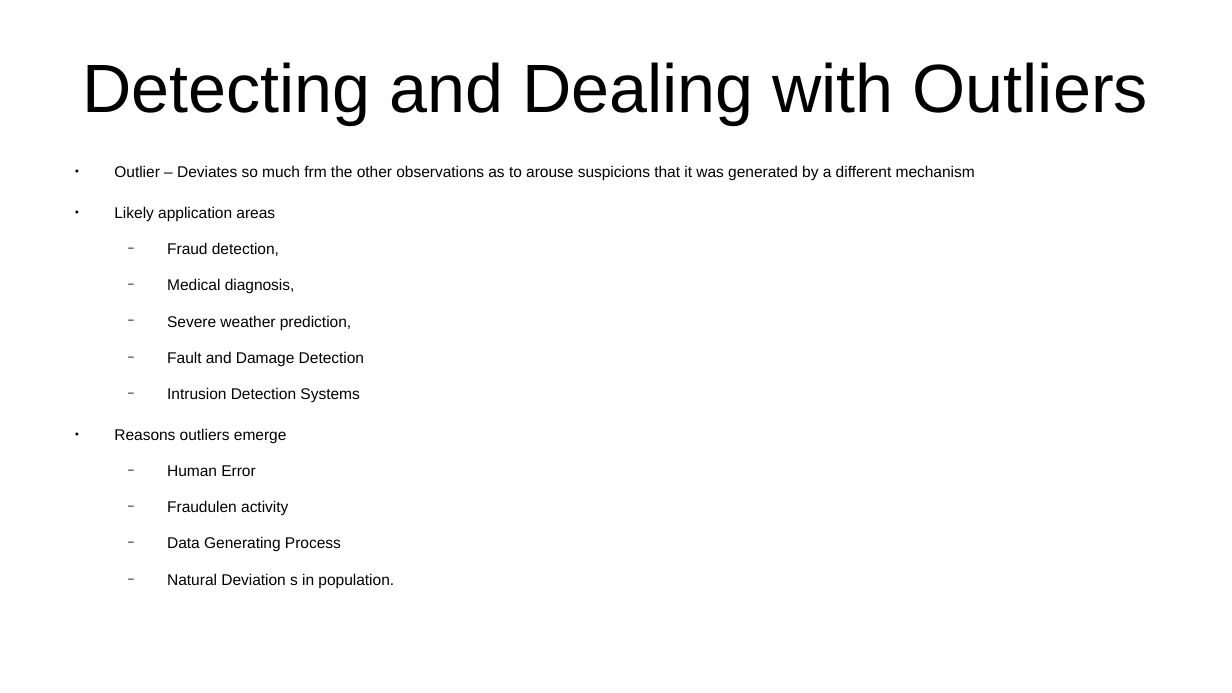
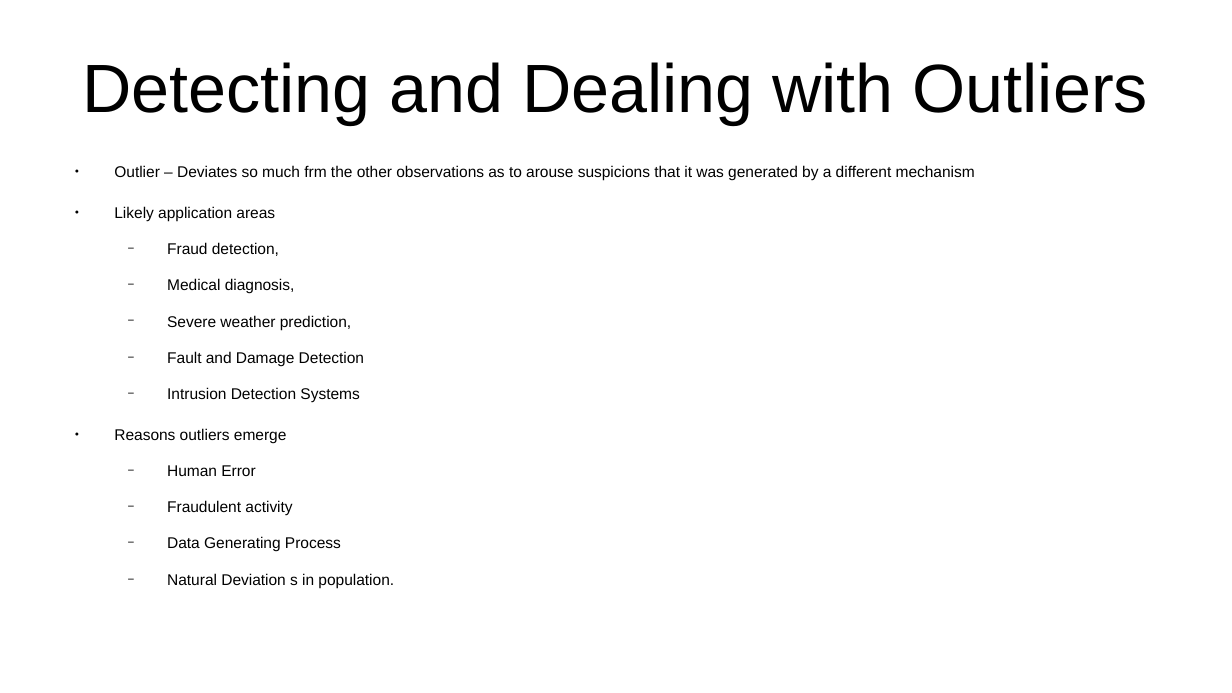
Before and after one commit to CharlesStockman/dataScience, a slide deck: slide 13 of magnimindAcademy/data_exploration/DataExploration.odp. Drawn at 1232x693 pixels with LibreOffice and Linux fonts; fonts in the diff are those of the drawing. Boxes give left, top, right and bottom in pixels: in the first picture for what was removed or moved away, otherwise in the second. Text is boxed around its words. In the diff, an @@ line names an element or a change of style, - is before the commit and + after.

```diff
--- a/magnimindAcademy/data_exploration/DataExploration.odp
+++ b/magnimindAcademy/data_exploration/DataExploration.odp
@@ text at (167,500,292,516): text changed @@
-  − Fraudulen activity
+  − Fraudulent activity
```
Also in this commit, not shown: 5 other slides changed, 4 other files.
